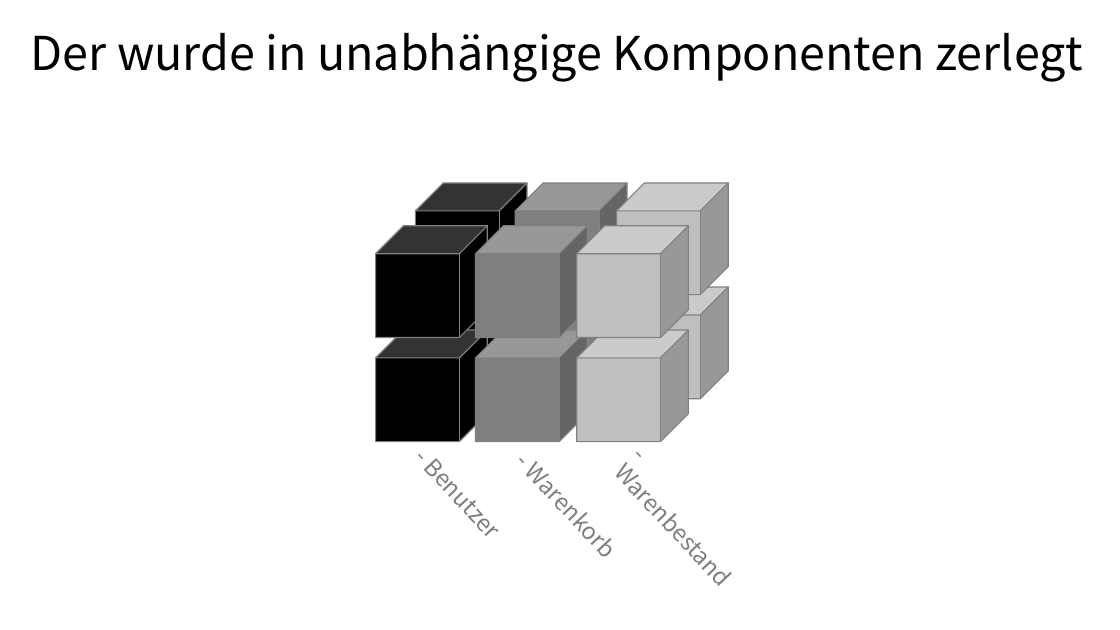
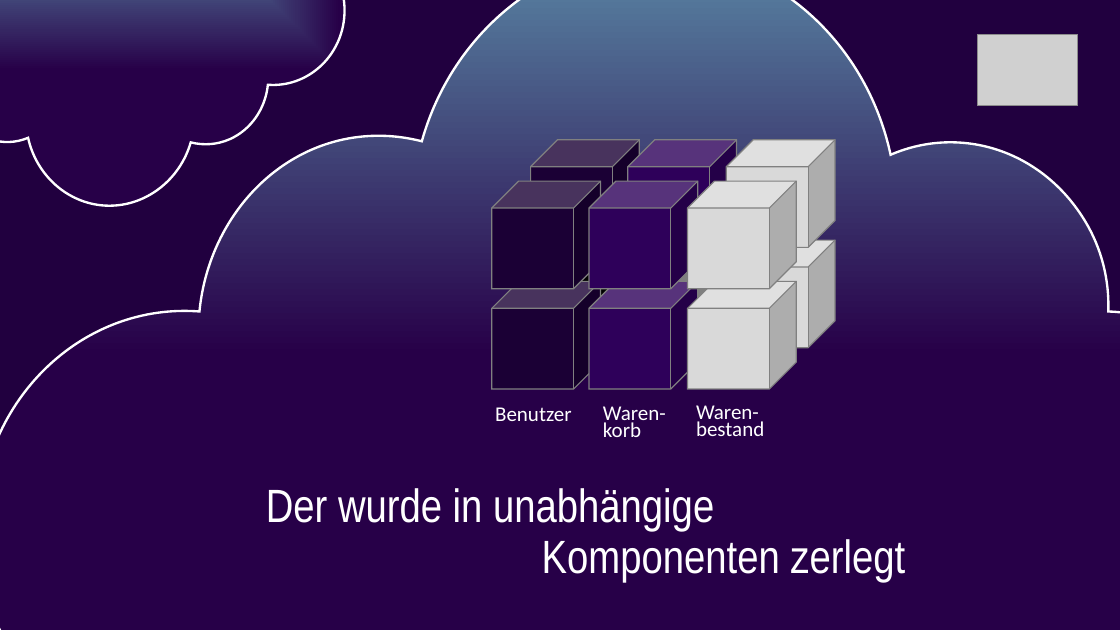
Before and after one commit to MaibornWolff/serverless-handson, a slide deck: slide 7 of slides/Serverless - Intro.pptx (slide 5 before the commit). Drawn at 1120x630 pixels with LibreOffice and Linux fonts; fonts in the diff are those of the drawing; grey boxes stand for pictures. Boxes give left, top, right and bottom in pixels: in the first picture for what was removed or moved away, otherwise in the second. Text is boxed around its words. In the diff, an @@ line names an element or a change of style, - is before the commit and + after.

```diff
--- a/slides/Serverless - Intro.pptx
+++ b/slides/Serverless - Intro.pptx
@@ background #FFFFFF to #21003F @@
@@ freeform shape added at [0,0,1120,630], fill gradient #5985A4 to #270048, outline #FFFFFF 2 pt @@
@@ freeform shape added at [0,0,344,206], fill gradient #5985A4 to #270048, outline #FFFFFF 2 pt @@
@@ picture added at [977,34,1077,106] @@
@@ cube: place and size @@
-cube at [416,183,528,295]
+cube at [531,139,639,247]
@@ cube: place and size @@
-cube at [515,183,627,295]
+cube at [628,139,736,247]
@@ cube: place and size @@
-cube at [617,183,728,295]
+cube at [727,139,835,247]
@@ cube: place and size @@
-cube at [376,226,487,338]
+cube at [492,181,601,289]
@@ cube: place and size @@
-cube at [476,226,587,338]
+cube at [589,181,697,289]
@@ cube: place and size @@
-cube at [577,226,689,338]
+cube at [688,181,797,289]
@@ cube: place and size @@
-cube at [416,287,528,399]
+cube at [531,240,639,348]
@@ cube: place and size @@
-cube at [515,287,627,399]
+cube at [628,240,736,348]
@@ cube: place and size @@
-cube at [617,287,728,399]
+cube at [727,240,835,348]
@@ fill #000000 to #1B0035 in 3 elements at [531,139,639,247], [492,181,601,289], [492,281,601,389] @@
@@ cube: place and size @@
-cube at [376,330,487,442]
+cube at [492,281,601,389]
@@ fill #7F7F7F to #2E005A in 3 elements at [628,139,736,247], [589,181,697,289], [589,281,697,389] @@
@@ cube: place and size @@
-cube at [476,330,587,442]
+cube at [589,281,697,389]
@@ fill #BFBFBF to #D9D9D9 in 4 elements at [727,139,835,247], [688,181,797,289], [727,240,835,348], [688,281,797,389] @@
@@ cube: place and size @@
-cube at [577,330,689,442]
+cube at [688,281,797,389]
@@ text "Benutzer" at [495,407,571,421]: rotation 46 to 0 degrees @@
@@ text at [495,407,571,421]: text changed; size 20 to 18 pt; font Noto Sans CJK SC to Calibri; text colour #7F7F7E to #FFFFFF @@
-- Benutzer
+Benutzer
@@ text added at [603,406,666,437], 18 pt, text #FFFFFF @@
+Waren-
+korb
@@ text added at [696,405,764,436], 18 pt, text #FFFFFF @@
+Waren-
+bestand
@@ text removed at [496,434,659,603] @@
-- Warenkorb
@@ text removed at [603,436,766,605] @@
-- Warenbestand
@@ text at [266,488,905,582]: text changed; font Noto Sans CJK SC to Arial Narrow; text colour #000000 to #FFFFFF @@
-Der wurde in unabhängige Komponenten zerlegt
+Der wurde in unabhängige
+Komponenten zerlegt
```
Also in this commit, not shown: 6 other slides changed, 3 slides added, 24 slides removed, 3 other files.
